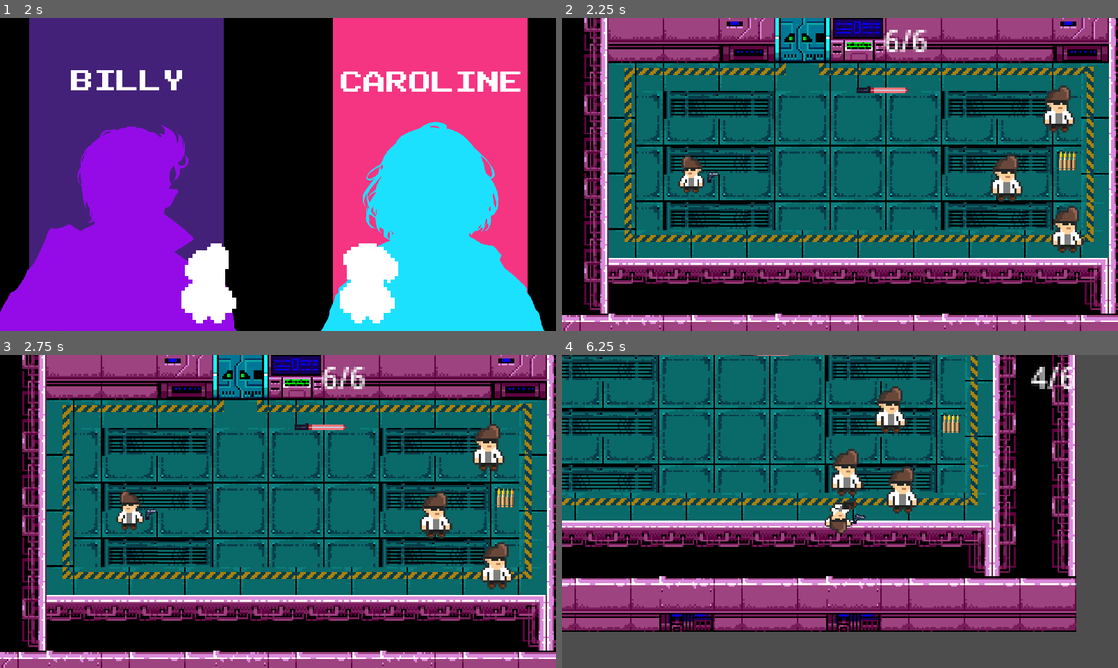
Above: before the commit, frames 1-4 (two rows, left to right).
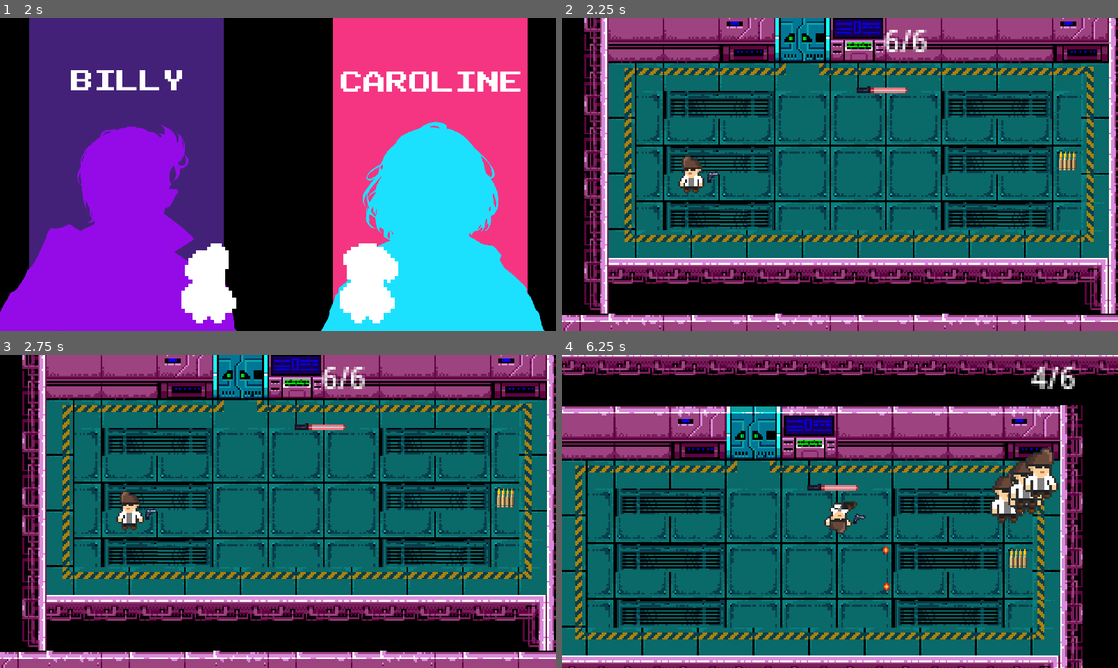
Above: after the commit, the same moments.

Repository: Pirraio/bulletwave
Game: Godot game, scene res://scenes/main.tscn
Same seed, same stepped clock (60 frames per second), same inputs: the game is played once before the commit and once after it. Sound files missing from this copy of the repository are replaced by a short silence.
Inputs (mouse positions are in pixels of both pictures, inside the frame that each line leads up to):
- Up to frame 1 (2 s): click (278, 249) at 0.5 s; click (278, 249) at 1.25 s
- Up to frame 2 (2.25 s): click (689, 174) at 2 s
- Up to frame 3 (2.75 s): no input
- Up to frame 4 (6.25 s): move the mouse to (962, 495) at 2.77 s; hold D (move_right) 2.78-3.53 s; tap Space (dodge) at 2.85, 4.35, 5.85 s; move the mouse to (728, 527) at 3.52 s; hold S (move_down) 3.53-4.28 s; click (728, 527) at 3.6 s; move the mouse to (895, 442) at 4.27 s; hold D (move_right) 4.28-5.03 s; move the mouse to (812, 574) at 5.02 s; hold W (move_up) 5.03-5.78 s; click (812, 574) at 5.1 s; move the mouse to (1006, 558) at 5.77 s; hold A (move_left) from 5.78 s (still down)

Frame 1 is identical in both runs. In frame 2, 1.8% of the frame differs, in the area x 77-94%, y 21-76%; in frame 3, 1.8%; in frame 4, 88%, in the area x 0-100%, y 0-100%.

Commit message:
feat: enemies spawner

Diff:
--- a/scenes/enemy/enemy.tscn
+++ b/scenes/enemy/enemy.tscn
@@ -7,6 +7,7 @@
 size = Vector2(169, 252)
 
 [node name="Enemy" type="CharacterBody2D" groups=["enemy"]]
+scale = Vector2(0.12, 0.12)
 script = ExtResource("1_k5ewx")
 
 [node name="Sprite2D" type="Sprite2D" parent="."]
--- /dev/null
+++ b/scenes/enemy/enemy_spawner.tscn
@@ -0,0 +1,25 @@
+[gd_scene load_steps=3 format=3 uid="uid://belpyrnw4eomm"]
+
+[ext_resource type="Script" path="res://scripts/enemy_spawner.gd" id="1_qqspu"]
+
+[sub_resource type="RectangleShape2D" id="RectangleShape2D_lijj5"]
+size = Vector2(25, 46.5)
+
+[node name="EnemySpawner" type="Area2D"]
+script = ExtResource("1_qqspu")
+max_enemies = 12
+min_spawn_timer = 1
+max_spawn_timer = 1
+
+[node name="CollisionShape2D" type="CollisionShape2D" parent="."]
+position = Vector2(10.5, 20.75)
+shape = SubResource("RectangleShape2D_lijj5")
+
+[node name="SpawnTimer" type="Timer" parent="."]
+
+[node name="Polygon2D" type="Polygon2D" parent="."]
+visible = false
+color = Color(0, 0, 0, 1)
+polygon = PackedVector2Array(-2, 12, -2, 95, 202, 94, 202, -2, -3, -3)
+
+[connection signal="timeout" from="SpawnTimer" to="." method="_on_spawn_timer_timeout"]
--- a/scenes/world.tscn
+++ b/scenes/world.tscn
@@ -5,7 +5,7 @@
 [ext_resource type="PackedScene" uid="uid://dxc43ki0sesv3" path="res://scenes/weapons/lightsaber.tscn" id="3_abc8x"]
 [ext_resource type="PackedScene" uid="uid://cjt3lqbw37l74" path="res://scenes/items/ammo.tscn" id="4_7c05a"]
 [ext_resource type="AudioStream" uid="uid://d4kgjwxsnpbff" path="res://assets/audio/weapons/pistols/ammo_pickup.wav" id="5_s1exr"]
-[ext_resource type="PackedScene" uid="uid://cx8safs4axwv2" path="res://scenes/enemy/enemy.tscn" id="6_hx2is"]
+[ext_resource type="PackedScene" uid="uid://belpyrnw4eomm" path="res://scenes/enemy/enemy_spawner.tscn" id="7_rxbol"]
 
 [sub_resource type="TileSetAtlasSource" id="TileSetAtlasSource_uh7on"]
 texture = ExtResource("2_k6jcy")
@@ -145,17 +145,8 @@
 [node name="PickupSound" type="AudioStreamPlayer2D" parent="Ammo"]
 stream = ExtResource("5_s1exr")
 
-[node name="Enemy" parent="." instance=ExtResource("6_hx2is")]
-position = Vector2(852, 322)
-scale = Vector2(0.11, 0.11)
-
-[node name="Enemy2" parent="." instance=ExtResource("6_hx2is")]
-position = Vector2(857, 392)
-scale = Vector2(0.11, 0.11)
-
-[node name="Enemy3" parent="." instance=ExtResource("6_hx2is")]
-position = Vector2(822, 362)
-scale = Vector2(0.11, 0.11)
+[node name="EnemySpawner" parent="." instance=ExtResource("7_rxbol")]
+position = Vector2(870, 303)
 
 [connection signal="body_entered" from="Lightsaber" to="." method="_on_lightsaber_body_entered"]
 [connection signal="body_entered" from="Ammo" to="." method="_on_ammo_body_entered"]
--- a/scripts/enemy.gd
+++ b/scripts/enemy.gd
@@ -71,8 +71,7 @@
 
 func hurt(damage):
 	health -= damage
-	if health > 0:
-		flash_white_and_shake()
+	flash_white_and_shake()
 	if health <= 0:
 		queue_free()
 
--- /dev/null
+++ b/scripts/enemy_spawner.gd
@@ -0,0 +1,34 @@
+extends Area2D
+
+@onready var enemy_scene = preload("res://scenes/enemy/enemy.tscn")
+@onready var spawn_timer = $SpawnTimer
+@export var max_enemies = 10
+@export var min_spawn_timer = 2
+@export var max_spawn_timer = 10
+var current_enemies = 0
+
+func _ready() -> void:
+	start_spawn_timer()
+
+func start_spawn_timer() -> void:
+	spawn_timer.wait_time = randf_range(min_spawn_timer, max_spawn_timer)
+	spawn_timer.start()
+
+func spawn_enemy() -> void:
+	var enemy = enemy_scene.instantiate()
+	enemy.position = position
+	current_enemies += 1
+	print(position)
+	print(enemy.position)
+	print(Global.player.position)
+	get_tree().current_scene.add_child(enemy)
+
+func get_random_spawn_position() -> Vector2:
+	var spawn_position = Vector2(randf_range(0, 1024), randf_range(0, 600))  # Adapte para seu cenário
+	return spawn_position
+
+
+func _on_spawn_timer_timeout() -> void:
+	if current_enemies < max_enemies:
+		spawn_enemy()
+		start_spawn_timer()  # Reinicia o temporizador para o próximo spawn
